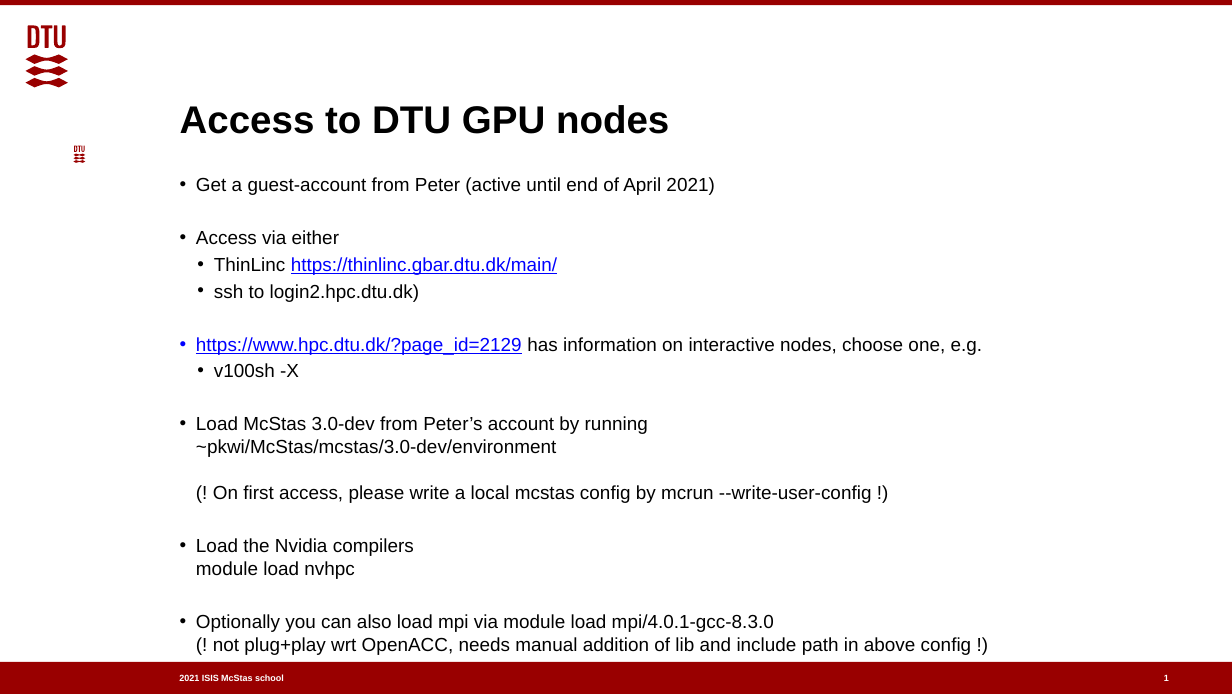
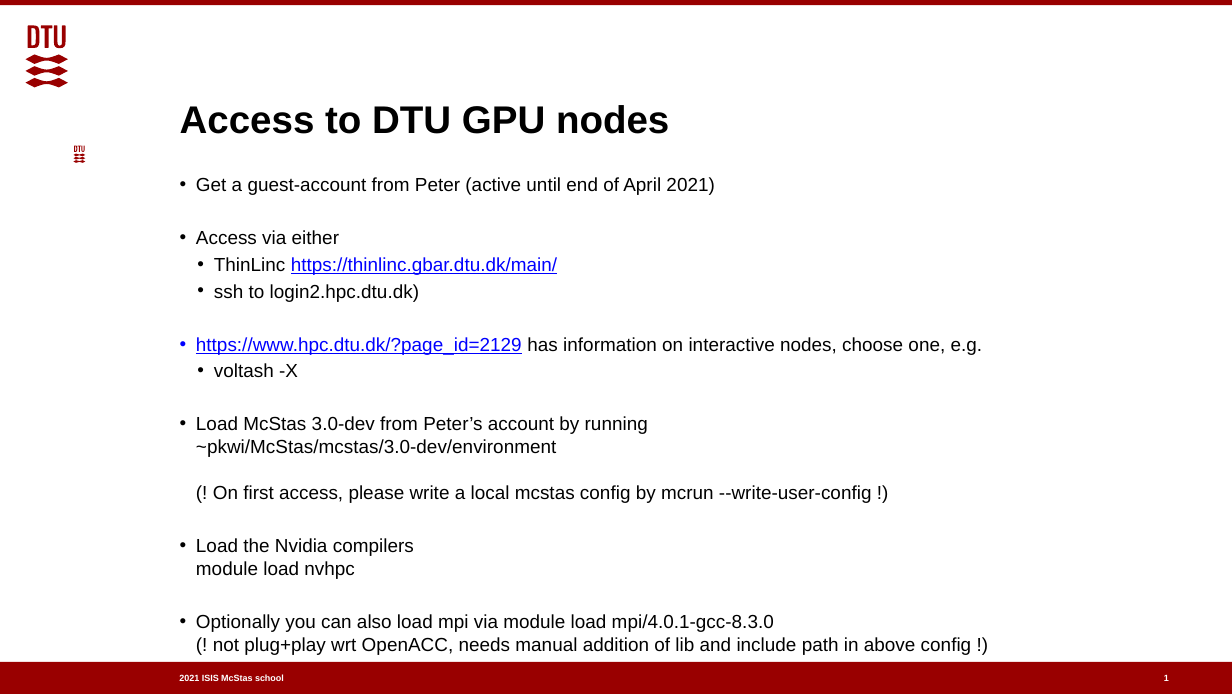
Before and after one commit to McStasMcXtrace/Schools, a slide deck: slide 1 of ISIS_April_2021/Thursday_April_15th/4_Writing_a_component/Adaptation_for_GPU/GPU_Example_run_at_DTU.pptx. Drawn at 1232x694 pixels with LibreOffice and Linux fonts; fonts in the diff are those of the drawing; background and template pictures are left out. Boxes give left, top, right and bottom in pixels: in the first picture for what was removed or moved away, otherwise in the second. Text is boxed around its words. In the diff, an @@ line names an element or a change of style, - is before the commit and + after.

Commit message:
voltash

```diff
--- a/ISIS_April_2021/Thursday_April_15th/4_Writing_a_component/Adaptation_for_GPU/GPU_Example_run_at_DTU.pptx
+++ b/ISIS_April_2021/Thursday_April_15th/4_Writing_a_component/Adaptation_for_GPU/GPU_Example_run_at_DTU.pptx
@@ text at bbox=[214, 363, 298, 378]: text changed @@
-  • v100sh -X
+  • voltash -X
```
Also in this commit, not shown: 2 other files.
